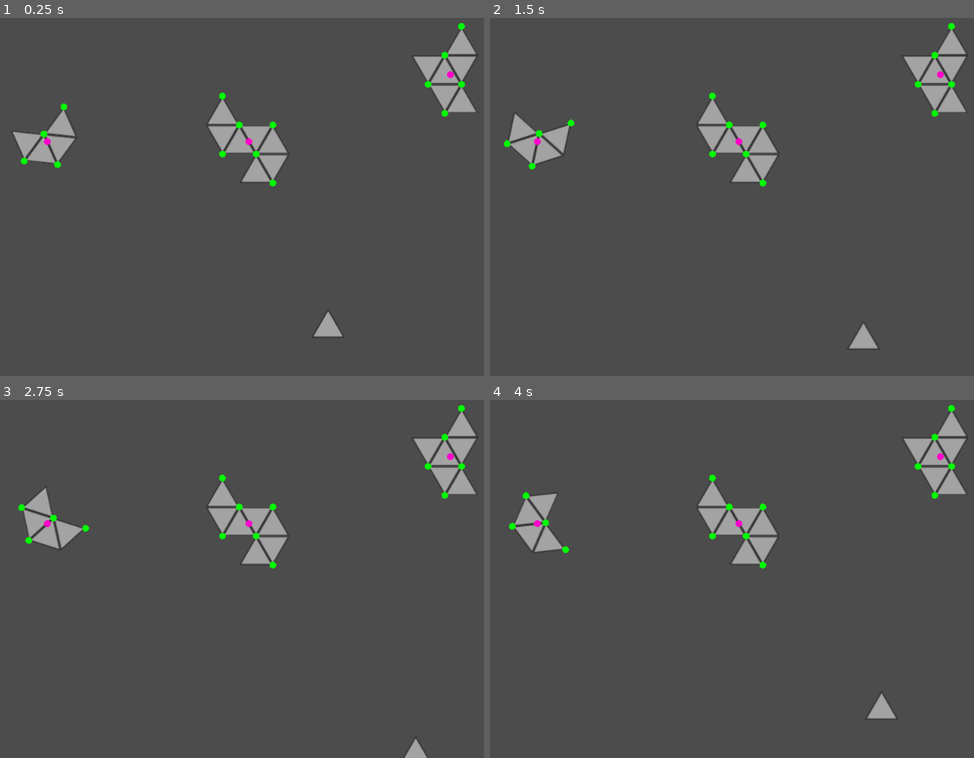
Above: before the commit, frames 1-4 (two rows, left to right).
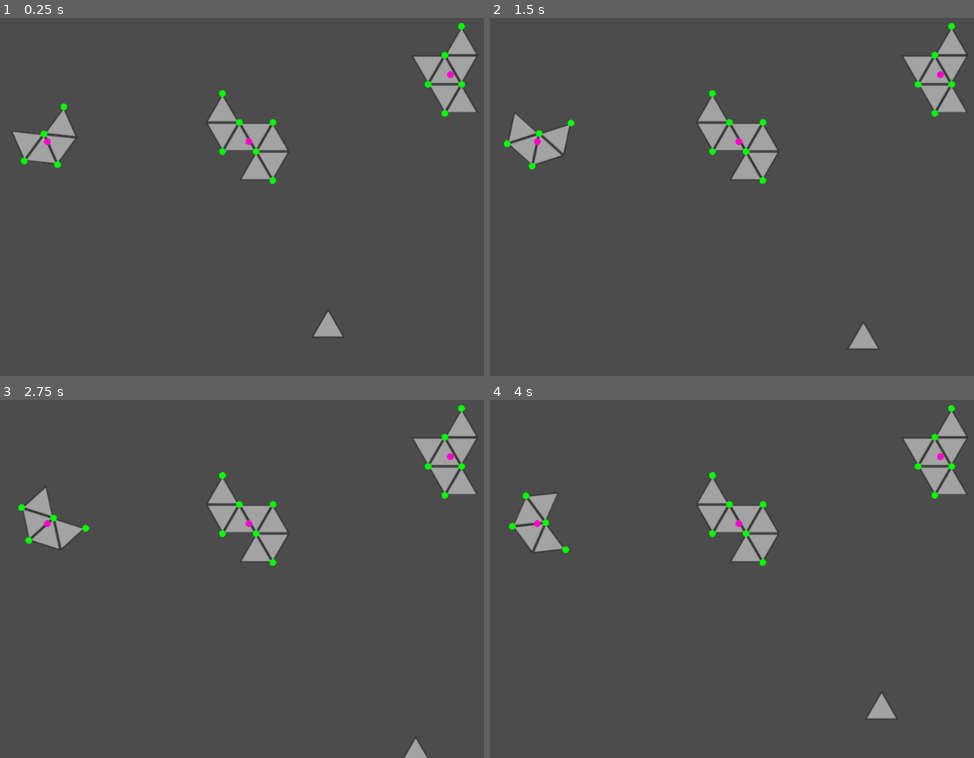
Above: after the commit, the same moments.

Repository: tristaaan/AsteroidGame
Game: Godot game, scene res://Gameplay.tscn
Two runs of this game, one before a commit and one after it. Both use one fixed random seed, a clock stepped at 60 frames per second and the inputs below.
Inputs (mouse positions are in pixels of both pictures, inside the frame that each line leads up to):
- Up to frame 1 (0.25 s): no input
- Up to frame 2 (1.5 s): tap Enter (ui_accept) at 0.5, 0.77 s; move the mouse to (964, 154) at 0.52 s; hold Right (ui_right) 0.53-1.28 s; click (964, 154) at 0.67 s; move the mouse to (678, 193) at 1.27 s; hold Down (ui_down) from 1.28 s (still down)
- Up to frame 3 (2.75 s): tap Enter (ui_accept) at 1.52 s; move the mouse to (392, 468) at 2.02 s; release Down (ui_down) at 2.03 s; hold Right (ui_right) from 2.03 s (still down)
- Up to frame 4 (4 s): move the mouse to (780, 636) at 2.77 s; release Right (ui_right) at 2.78 s; hold Up (ui_up) 2.78-3.53 s; click (780, 636) at 2.92 s; tap Enter (ui_accept) at 3.02, 3.77 s; move the mouse to (outside the picture) at 3.52 s; hold Left (ui_left) from 3.53 s (still down)

The runs differ from the first frame. In frame 1, 0.8% of the frame differs, in the area x 42-60%, y 20-48%; in frame 2, 0.8%; in frame 3, 0.8%; in frame 4, 0.8%.

Commit message:
preserve center of masses

Diff:
--- a/Asteroid.gd
+++ b/Asteroid.gd
@@ -185,7 +185,6 @@
 	var tri
 	if flip:
 		tri = $TriangleFlip.duplicate()
-		tri.is_flip = true
 		pY += 25 * sqrt(3)
 	else:
 		tri = $Triangle.duplicate()
@@ -195,7 +194,12 @@
 	tris.append(tri)
 	coord_map[Vector2(x,y)] = tri
 
-	return Vector2(pX, pY)
+	var ret
+	if flip:
+		ret = Vector2(pX, pY - 25 * sqrt(3) + ((25 * sqrt(3)) / 2) - 5)
+	else:
+		ret = Vector2(pX, pY + (25 * sqrt(3)) / 2 + 5)
+	return ret
 
 func hit_registered(array_coordinate):
 	var tri:Triangle = coord_map[array_coordinate]
--- a/Triangle.gd
+++ b/Triangle.gd
@@ -5,7 +5,6 @@
 var array_coordinate
 var initial_str:float = 4.0 setget set_initial_strength
 var strength:float = initial_str setget set_strength, get_strength
-var is_flip:bool = false setget set_is_flip
 
 class_name Triangle
 
@@ -32,10 +31,3 @@
 
 func get_strength():
 	return strength
-
-func set_is_flip(newVal):
-	is_flip = newVal
-	if is_flip:
-		self.transform.origin += Vector2(0, 25 * sqrt(3))
-	else:
-		self.transform.origin -= Vector2(0, 25 * sqrt(3))
